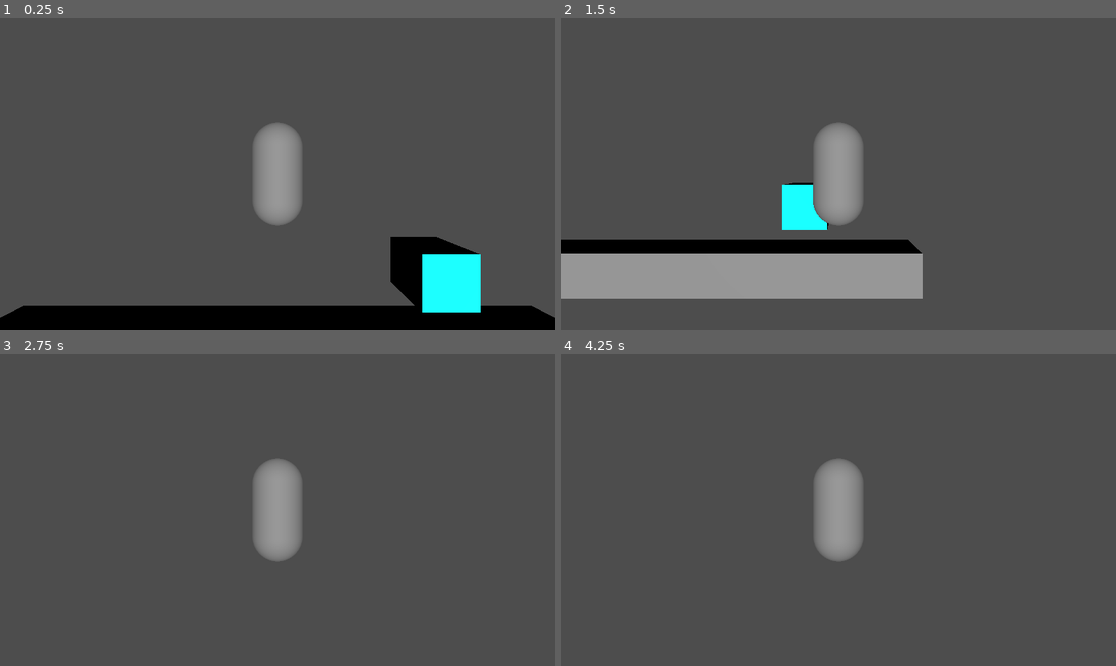
Above: before the commit, frames 1-4 (two rows, left to right).
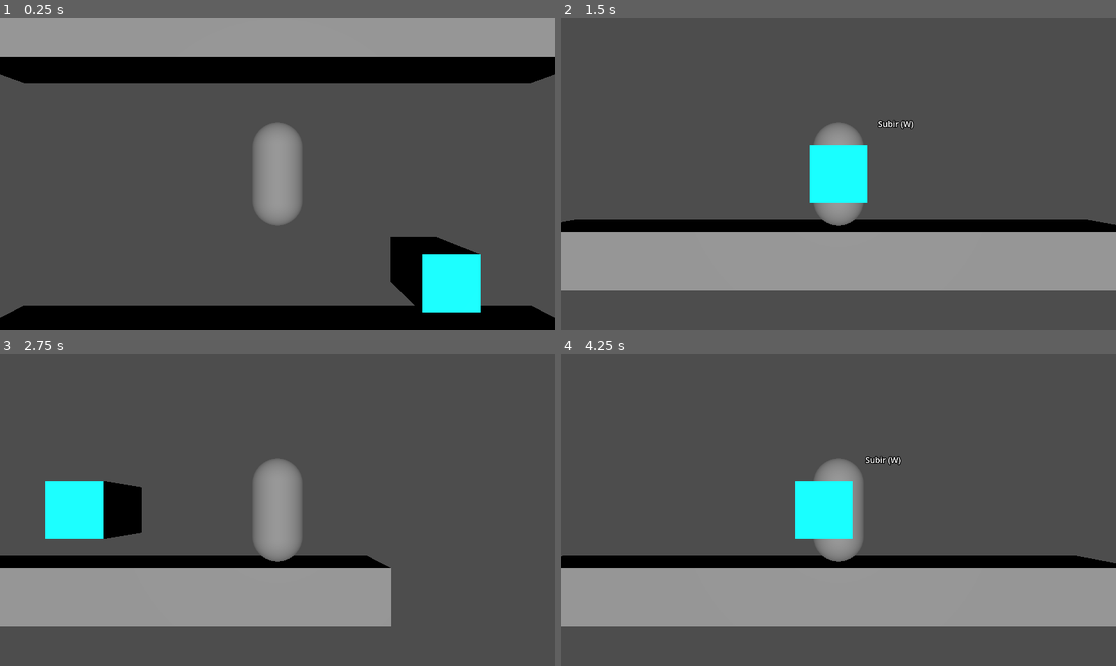
Above: after the commit, the same moments.

Repository: DakkuaDev/the-haunted-mansion-godot
Game: Godot game, scene res://Scene/main.tscn
The game is run twice, just before and just after one commit, with the same random seed, the same clock (stepped at 60 frames per second) and the same inputs.
Inputs:
- Up to frame 1 (0.25 s): no input
- Up to frame 2 (1.5 s): tap Enter (ui_accept) at 0.5, 0.6, 0.77, 1.07, 1.35 s; hold Right (ui_right) 0.53-1.28 s; hold Down (ui_down) from 1.28 s (still down)
- Up to frame 3 (2.75 s): tap Enter (ui_accept) at 1.52, 1.82, 2.1 s; release Down (ui_down) at 2.03 s; hold Right (ui_right) from 2.03 s (still down)
- Up to frame 4 (4.25 s): release Right (ui_right) at 2.78 s; hold Up (ui_up) 2.78-3.53 s; tap Enter (ui_accept) at 2.85, 3.02, 3.32, 3.5, 3.6, 3.77, 4.07 s; hold Left (ui_left) from 3.53 s (still down)

The runs differ from the first frame. In frame 1, 21% of the frame differs, in the area x 0-100%, y 0-21%; in frame 2, 19%; in frame 3, 19%; in frame 4, 25%, in the area x 0-100%, y 32-88%.

Commit message:
simple door scripting logic added

Diff:
--- a/Scene/Logic/Door.tscn
+++ b/Scene/Logic/Door.tscn
@@ -15,3 +15,8 @@
 [node name="MeshInstance3D" type="MeshInstance3D" parent="CollisionShape3D"]
 mesh = SubResource("BoxMesh_a22nd")
 surface_material_override/0 = SubResource("StandardMaterial3D_kcev3")
+
+[node name="Label3D" type="Label3D" parent="."]
+transform = Transform3D(1, 0, 0, 0, 1, 0, 0, 0, 1, 1.12668, 0.986838, 0)
+text = "Subir (W)
+Bajar (S)"
--- a/Scene/main.tscn
+++ b/Scene/main.tscn
@@ -1,7 +1,8 @@
-[gd_scene load_steps=5 format=3 uid="uid://ld6j6x4q8djm"]
+[gd_scene load_steps=6 format=3 uid="uid://bcxy1fncxdox4"]
 
 [ext_resource type="PackedScene" uid="uid://dy6q64ito5wbx" path="res://Scene/Logic/Player.tscn" id="1_sxdin"]
 [ext_resource type="PackedScene" uid="uid://b6htw018k26cx" path="res://Scene/Logic/Door.tscn" id="2_sbbww"]
+[ext_resource type="Script" path="res://Script/DoorController.gd" id="3_5chcc"]
 
 [sub_resource type="BoxShape3D" id="BoxShape3D_4ouq3"]
 
@@ -22,10 +23,50 @@
 [node name="MeshInstance3D" type="MeshInstance3D" parent="StaticBody3D/CollisionShape3D"]
 mesh = SubResource("BoxMesh_287he")
 
+[node name="StaticBody3D2" type="StaticBody3D" parent="."]
+transform = Transform3D(11.2302, 0, 0, 0, 1, 0, 0, 0, 1, 0, 5.92469, 0)
+
+[node name="CollisionShape3D" type="CollisionShape3D" parent="StaticBody3D2"]
+transform = Transform3D(1, 0, 0, 0, 1, 0, 0, 0, 1, 0, -2.78876, 0)
+shape = SubResource("BoxShape3D_4ouq3")
+
+[node name="MeshInstance3D" type="MeshInstance3D" parent="StaticBody3D2/CollisionShape3D"]
+mesh = SubResource("BoxMesh_287he")
+
+[node name="StaticBody3D3" type="StaticBody3D" parent="."]
+transform = Transform3D(11.2302, 0, 0, 0, 1, 0, 0, 0, 1, 0, -6.17843, 0)
+
+[node name="CollisionShape3D" type="CollisionShape3D" parent="StaticBody3D3"]
+transform = Transform3D(1, 0, 0, 0, 1, 0, 0, 0, 1, 0, -2.78876, 0)
+shape = SubResource("BoxShape3D_4ouq3")
+
+[node name="MeshInstance3D" type="MeshInstance3D" parent="StaticBody3D3/CollisionShape3D"]
+mesh = SubResource("BoxMesh_287he")
+
 [node name="DirectionalLight3D" type="DirectionalLight3D" parent="."]
 transform = Transform3D(1, 0, 0, 0, 1, 0, 0, 0, 1, 0, 9.7174, 0)
 
-[node name="Door" parent="." instance=ExtResource("2_sbbww")]
+[node name="Door" parent="." node_paths=PackedStringArray("previous_door", "next_door") instance=ExtResource("2_sbbww")]
 transform = Transform3D(1, 0, 0, 0, 1, 0, 0, 0, 1, 2.9997, -1.26446, 0)
+script = ExtResource("3_5chcc")
+previous_door = NodePath("../Door2")
+next_door = NodePath("../Door3")
 
-[connection signal="body_entered" from="Door" to="Player" method="_on_door_body_entered"]
+[node name="Door2" parent="." node_paths=PackedStringArray("next_door") instance=ExtResource("2_sbbww")]
+transform = Transform3D(1, 0, 0, 0, 1, 0, 0, 0, 1, -3.88826, 4.57985, 0)
+script = ExtResource("3_5chcc")
+id = 1
+next_door = NodePath("../Door")
+
+[node name="Door3" parent="." node_paths=PackedStringArray("previous_door") instance=ExtResource("2_sbbww")]
+transform = Transform3D(1, 0, 0, 0, 1, 0, 0, 0, 1, 0.156595, -7.46639, 0)
+script = ExtResource("3_5chcc")
+id = 2
+previous_door = NodePath("../Door")
+
+[connection signal="body_entered" from="Door" to="Door" method="_on_body_entered"]
+[connection signal="body_exited" from="Door" to="Door" method="_on_body_exited"]
+[connection signal="body_entered" from="Door2" to="Door2" method="_on_body_entered"]
+[connection signal="body_exited" from="Door2" to="Door2" method="_on_body_exited"]
+[connection signal="body_entered" from="Door3" to="Door3" method="_on_body_entered"]
+[connection signal="body_exited" from="Door3" to="Door3" method="_on_body_exited"]
--- /dev/null
+++ b/Script/DoorController.gd
@@ -0,0 +1,61 @@
+extends Node3D
+
+
+@export var id : int = 0 # 0 is the default value
+@export var previous_door : Node3D = null
+@export var next_door : Node3D = null
+
+var information_label : Label3D = null
+var next_door_action : bool = false
+var previous_door_action : bool = false
+
+var player : Node3D = null
+
+# Called when the node enters the scene tree for the first time.
+func _ready():
+	information_label = get_node("Label3D")
+	if information_label != null:
+		information_label.text = ""
+	pass
+
+
+# Called every frame. 'delta' is the elapsed time since the previous frame.
+func _process(delta):
+	if Input.is_action_just_pressed("ui_up") && previous_door_action == true :
+		print("ui_up")
+
+		if(player != null):
+			player.transform = previous_door.transform
+
+	if Input.is_action_just_pressed("ui_down") && next_door_action == true :
+		print("ui_down")
+
+		if(player != null):
+			player.transform = next_door.transform
+
+
+# Called when the body enters the collision shape.
+func _on_body_entered(body:Node3D):
+	print("body entered")
+
+	if(previous_door != null):
+		information_label.text += "Subir (W) \n"
+		previous_door_action = true
+	if(next_door != null):
+		information_label.text += "Bajar (S) \n"
+		next_door_action = true
+
+	player = body
+
+
+
+
+func _on_body_exited(body:Node3D):
+	print("body entered")
+
+	information_label.text = ""
+
+	previous_door_action = false
+	next_door_action = false
+
+	player = null
--- a/Script/PlayerController.gd
+++ b/Script/PlayerController.gd
@@ -13,14 +13,10 @@
 	if not is_on_floor():
 		velocity.y -= gravity * delta
 
-	# Handle Jump.
-	if Input.is_action_just_pressed("ui_accept") and is_on_floor():
-		velocity.y = JUMP_VELOCITY
-
 	# Get the input direction and handle the movement/deceleration.
 	# As good practice, you should replace UI actions with custom gameplay actions.
 	var input_dir = Input.get_vector("ui_left", "ui_right", "ui_up", "ui_down")
-	var direction = (transform.basis * Vector3(input_dir.x, 0, input_dir.y)).normalized()
+	var direction = (transform.basis * Vector3(input_dir.x, 0, 0)).normalized()
 	if direction:
 		velocity.x = direction.x * SPEED
 		velocity.z = direction.z * SPEED
@@ -29,7 +25,3 @@
 		velocity.z = move_toward(velocity.z, 0, SPEED)
 
 	move_and_slide()
-
-
-func _on_door_body_entered(body):
-			print("body_entered event invoke!: " + body.name)
Not shown, added: Scene/mai60B.tmp
